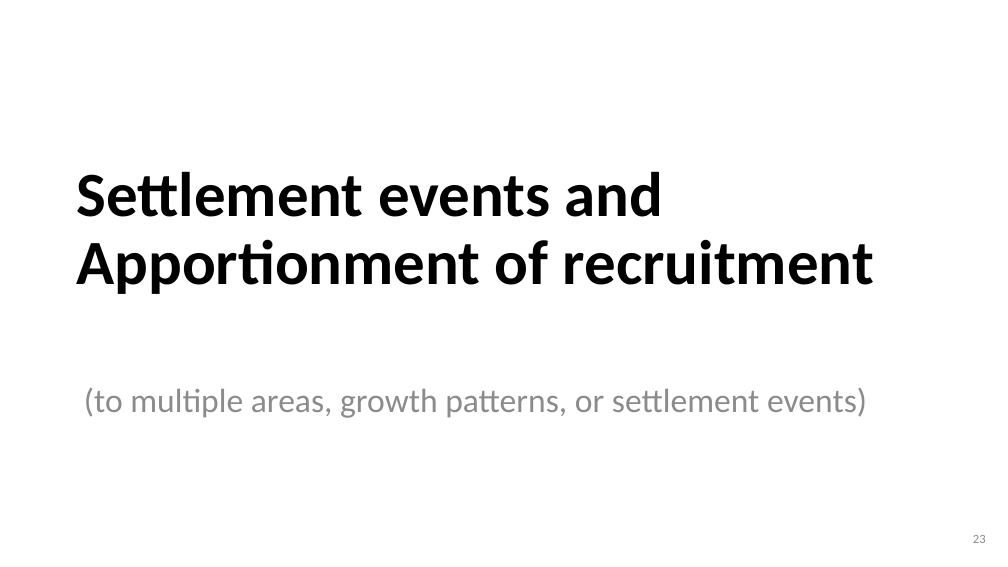
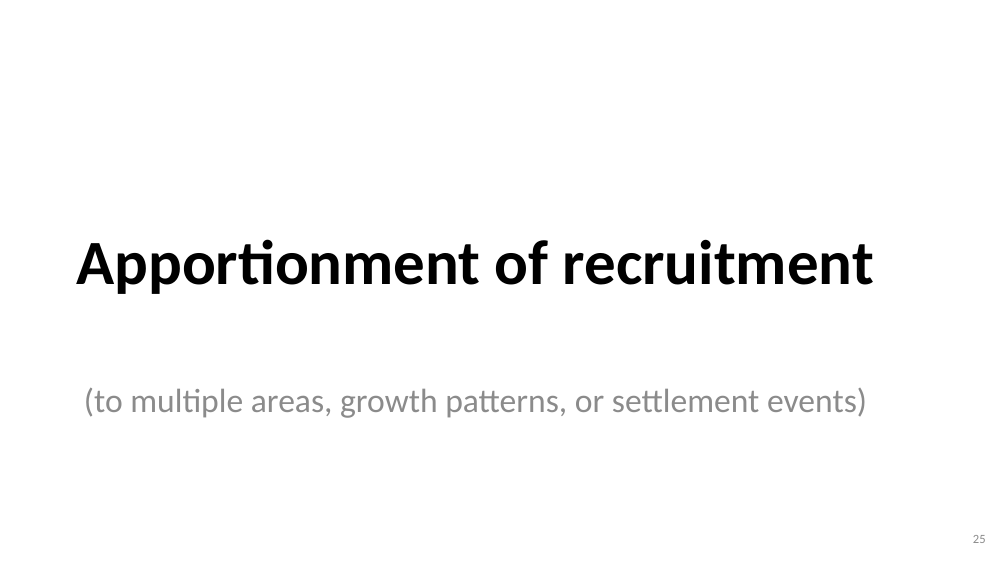
Before and after one commit to iantaylor-NOAA/SSrecruitment, a slide deck: slide 25 of Modeling Recruitment in Stock Synthesis.pptx (slide 23 before the commit). Drawn at 1008x567 pixels with LibreOffice and Linux fonts; fonts in the diff are those of the drawing. Boxes give left, top, right and bottom in pixels: in the first picture for what was removed or moved away, otherwise in the second. Text is boxed around its words. In the diff, an @@ line names an element or a change of style, - is before the commit and + after.

```diff
--- a/Modeling Recruitment in Stock Synthesis.pptx
+++ b/Modeling Recruitment in Stock Synthesis.pptx
@@ title at (x1=76, y1=239, x2=874, y2=294): text changed @@
-Settlement events and
-Apportionment of recruitment
+Apportionment of recruitment
```
Also in this commit, not shown: 5 other slides changed, 7 slides added, 3 slides removed, 1 other file.
